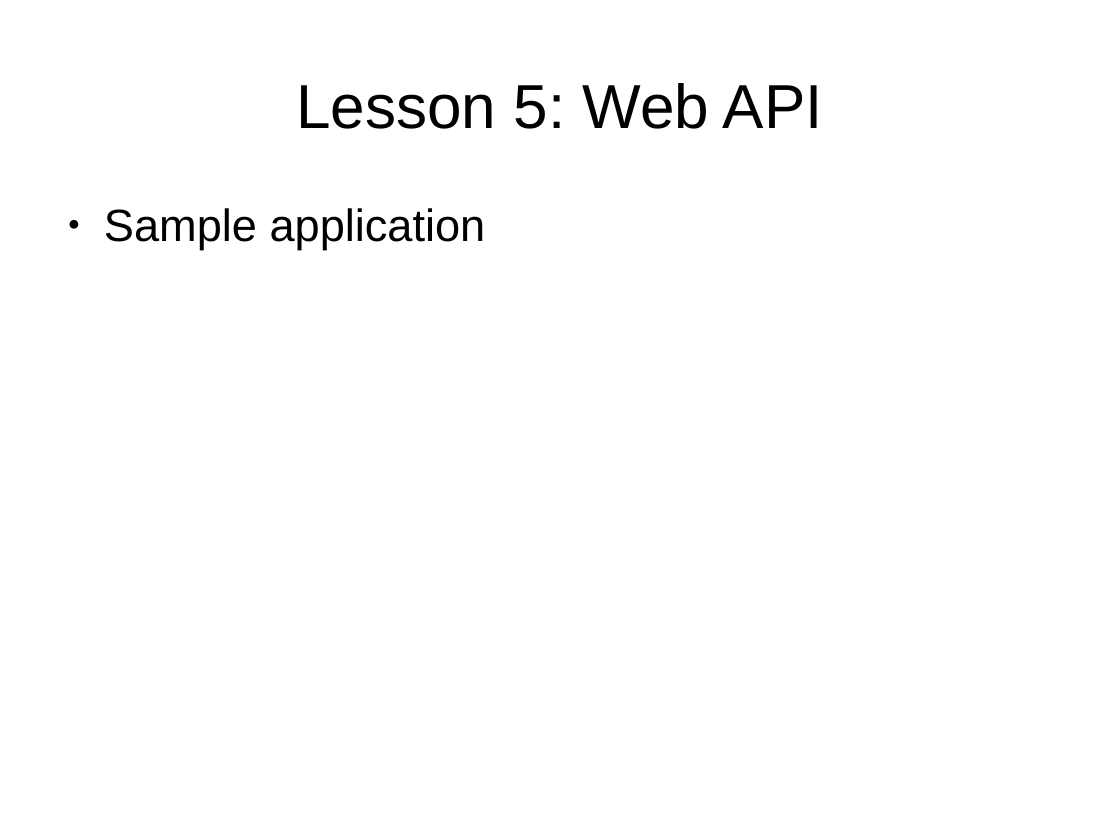
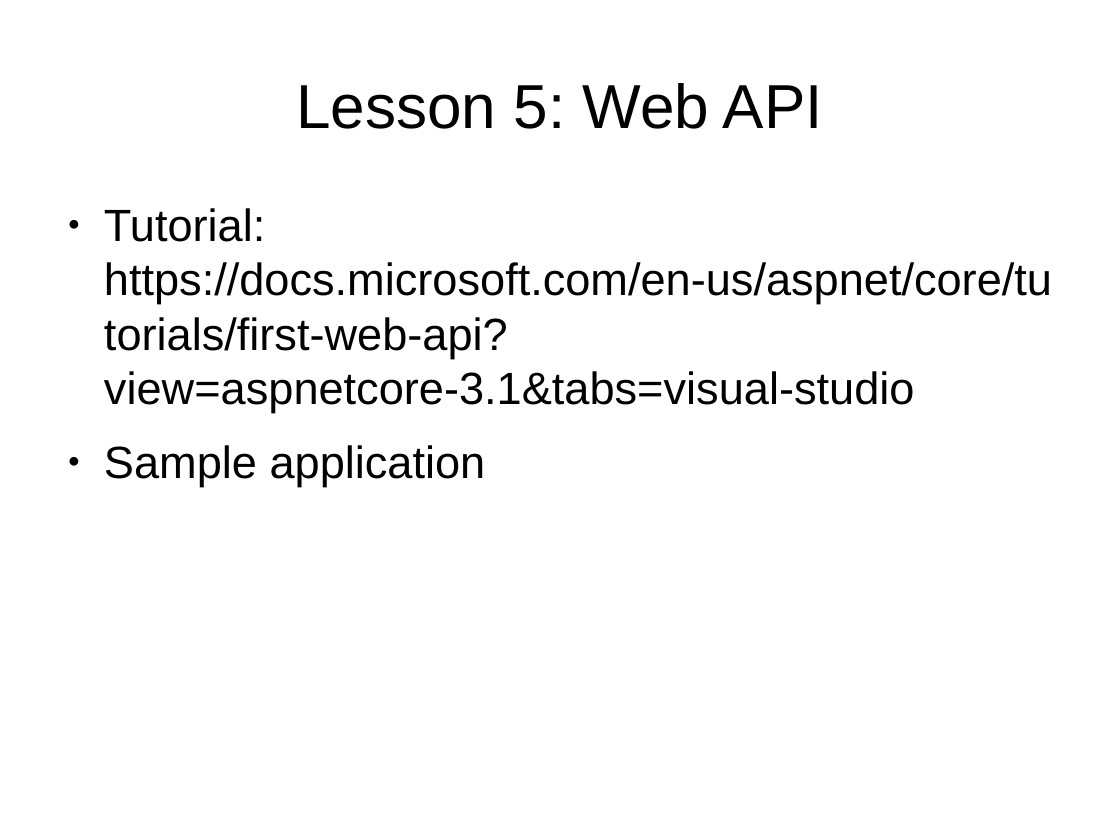
Before and after one commit to umbgtt10/TripLogFinal, a slide deck: slide 5 of Lessons/Lesson5/Lesson.odp. Drawn at 1120x840 pixels with LibreOffice and Linux fonts; fonts in the diff are those of the drawing. Boxes give left, top, right and bottom in pixels: in the first picture for what was removed or moved away, otherwise in the second. Text is boxed around its words. In the diff, an @@ line names an element or a change of style, - is before the commit and + after.

Commit message:
Updated.

```diff
--- a/Lessons/Lesson5/Lesson.odp
+++ b/Lessons/Lesson5/Lesson.odp
@@ text at box(104, 208, 1052, 412): paragraph added @@
+● Tutorial: https://docs.microsoft.com/en-us/aspnet/core/tutorials/first-web-api?view=aspnetcore-3.1&tabs=visual-studio
```
